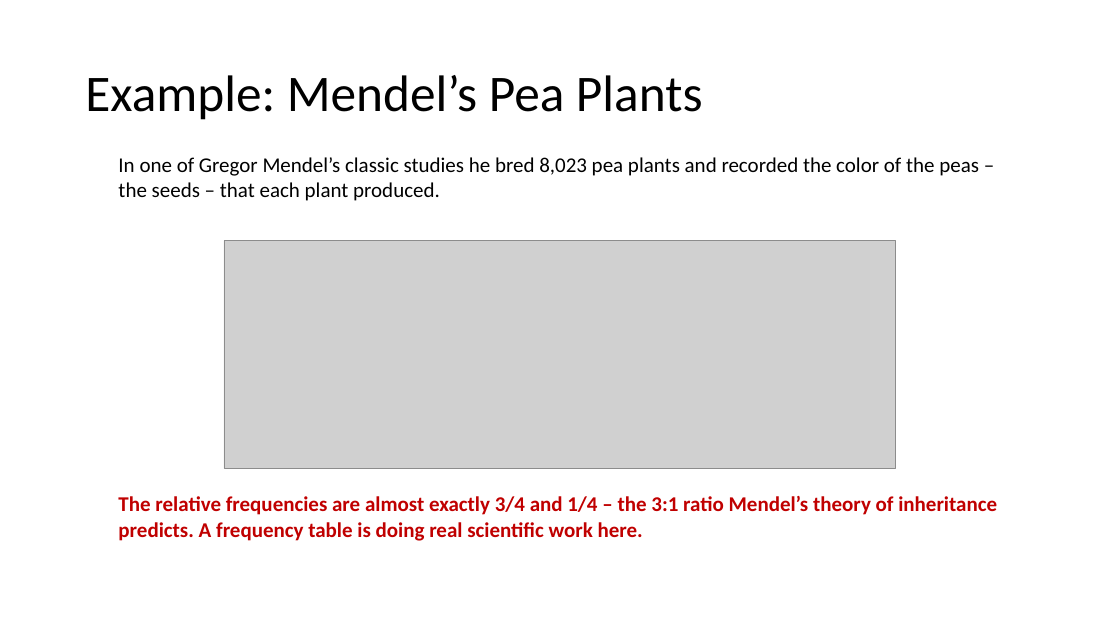
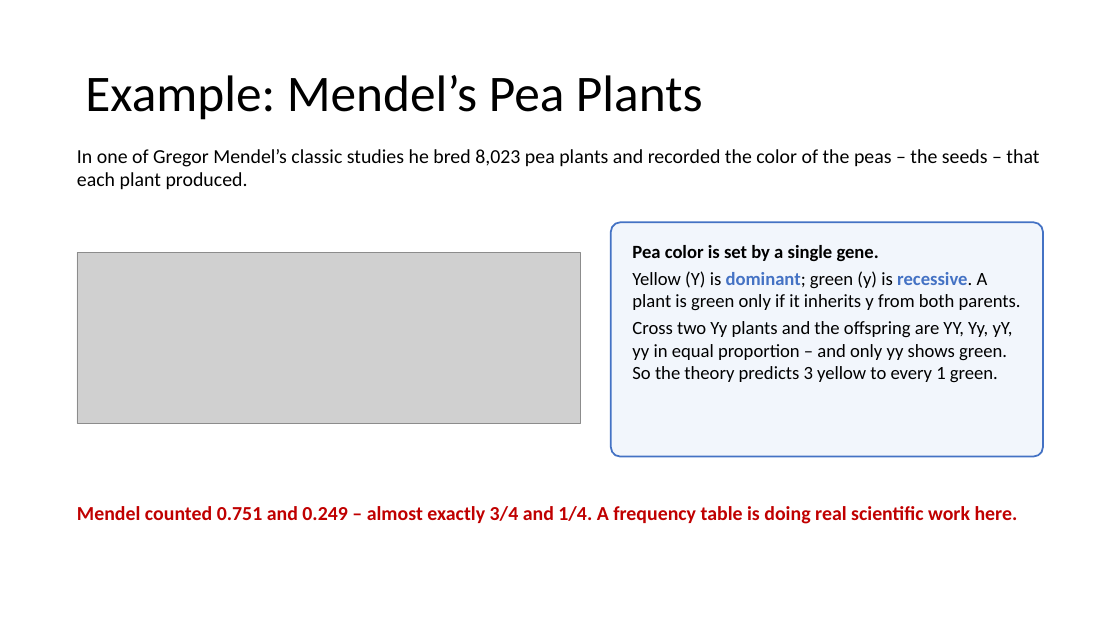
Before and after one commit to Jarred6068/Kvamme_UI_STAT251, a slide deck: slide 7 of docs/lecture_slides/Week 2/Week2_Lecture3_Slides_1_19_2024.pptx. Drawn at 1120x630 pixels with LibreOffice and Linux fonts; fonts in the diff are those of the drawing; grey boxes stand for pictures. Boxes give left, top, right and bottom in pixels: in the first picture for what was removed or moved away, otherwise in the second. Text is boxed around its words. In the diff, an @@ line names an element or a change of style, - is before the commit and + after.

```diff
--- a/docs/lecture_slides/Week 2/Week2_Lecture3_Slides_1_19_2024.pptx
+++ b/docs/lecture_slides/Week 2/Week2_Lecture3_Slides_1_19_2024.pptx
@@ text "In one of Gregor Mendel’s ...": place and size @@
-text "In one of Gregor Mendel’s ..." at [118, 157, 979, 201]
+text "In one of Gregor Mendel’s ..." at [77, 149, 1039, 190]
@@ text "In one of Gregor Mendel’s ..." at [77, 149, 1039, 190]: size 18 to 17 pt @@
@@ rounded rectangle added at [611, 223, 1043, 457], fill #F2F6FC, outline #4472C4 1.5 pt, 16 pt, text #000000 @@
+Pea color is set by a single gene.
+Yellow (Y) is dominant; green (y) is recessive. A plant is green only if it inherits y from both parents.
+Cross two Yy plants and the offspring are YY, Yy, yY, yy in equal proportion – and only yy shows green. So the theory predicts 3 yellow to every 1 green.
@@ picture: place and size @@
-picture at [224, 241, 897, 469]
+picture at [77, 253, 581, 423]
@@ text at [77, 506, 1018, 524]: text changed; size 18 to 17 pt @@
-The relative frequencies are almost exactly 3/4 and 1/4 – the 3:1 ratio Mendel’s theory of inheritance predicts. A frequency table is doing real scientific work here.
+Mendel counted 0.751 and 0.249 – almost exactly 3/4 and 1/4. A frequency table is doing real scientific work here.
```
Also in this commit, not shown: 4 other slides changed, 40 other files.
